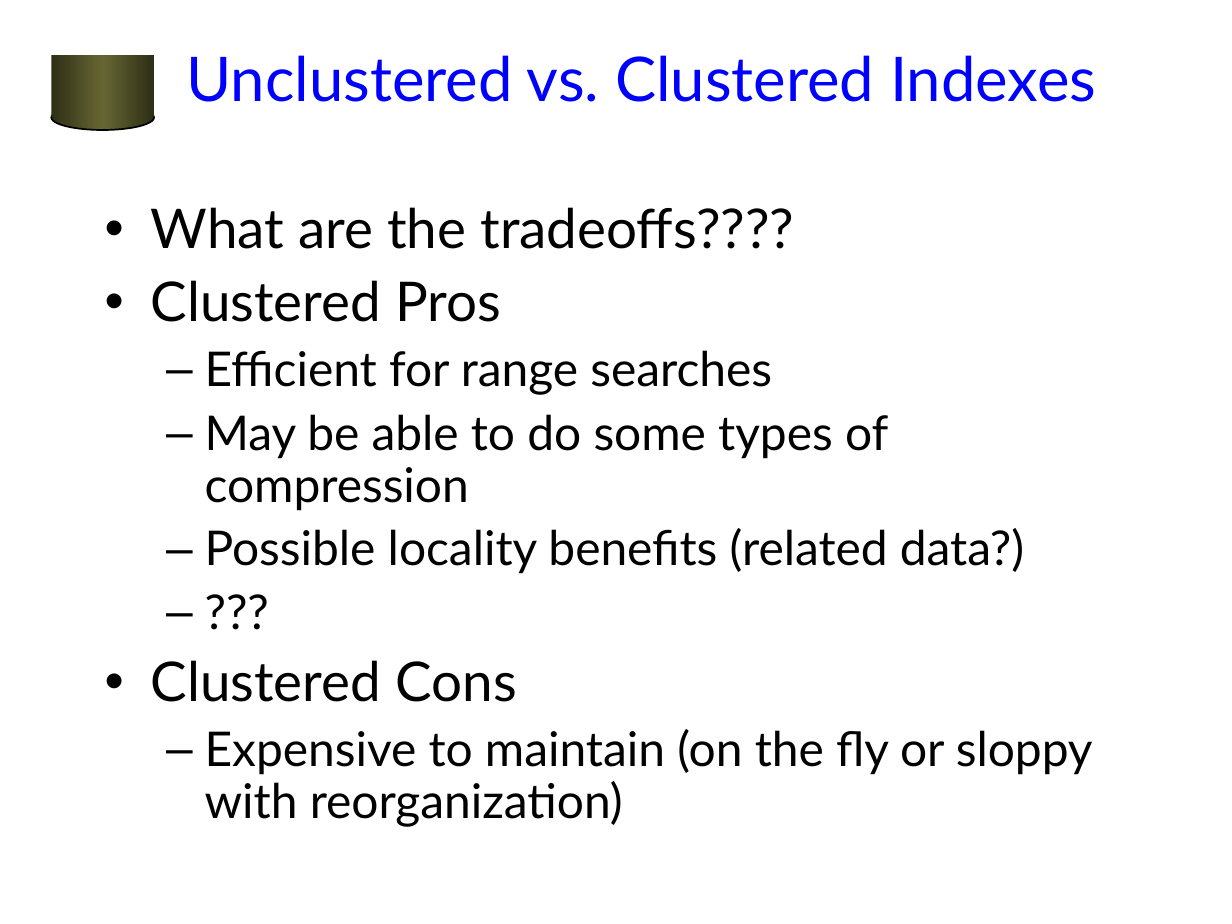
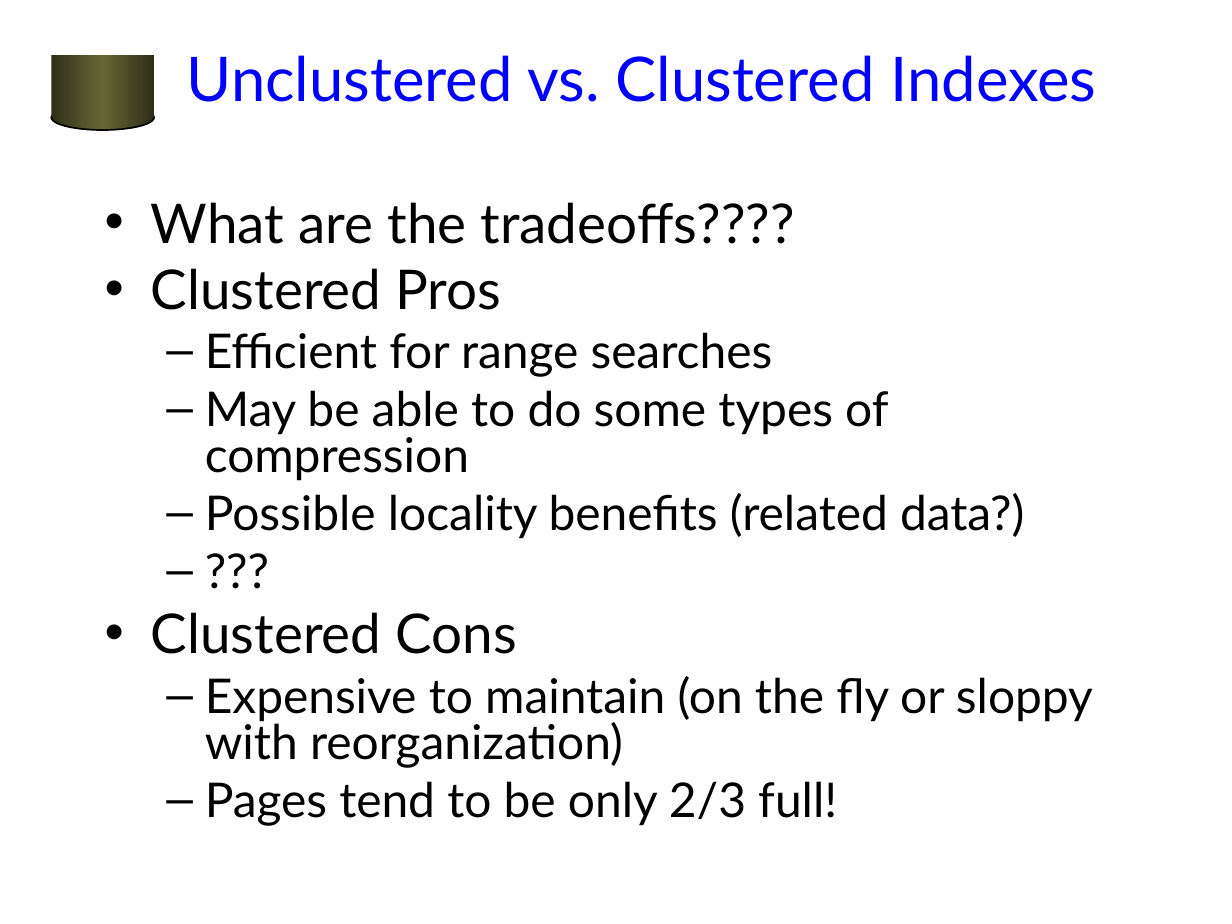
Before and after one commit to jhellerstein/cs186-07, a slide deck: slide 20 of lecs/05-FilesIndexes.ppt. Drawn at 1232x924 pixels with LibreOffice and Linux fonts; fonts in the diff are those of the drawing; background and template pictures are left out. Boxes give left, top, right and bottom in pixels: in the first picture for what was removed or moved away, otherwise in the second. Text is boxed around its words. In the diff, an @@ line names an element or a change of style, - is before the commit and + after.

```diff
--- a/lecs/05-FilesIndexes.ppt
+++ b/lecs/05-FilesIndexes.ppt
@@ text at bbox=[151, 202, 1093, 768]: line spacing 0.9 to 0.8 @@
@@ text at bbox=[205, 781, 837, 826]: paragraph added @@
+  – Pages tend to be only 2/3 full!
```
Also in this commit, not shown: 23 other slides changed, 3 other files.
